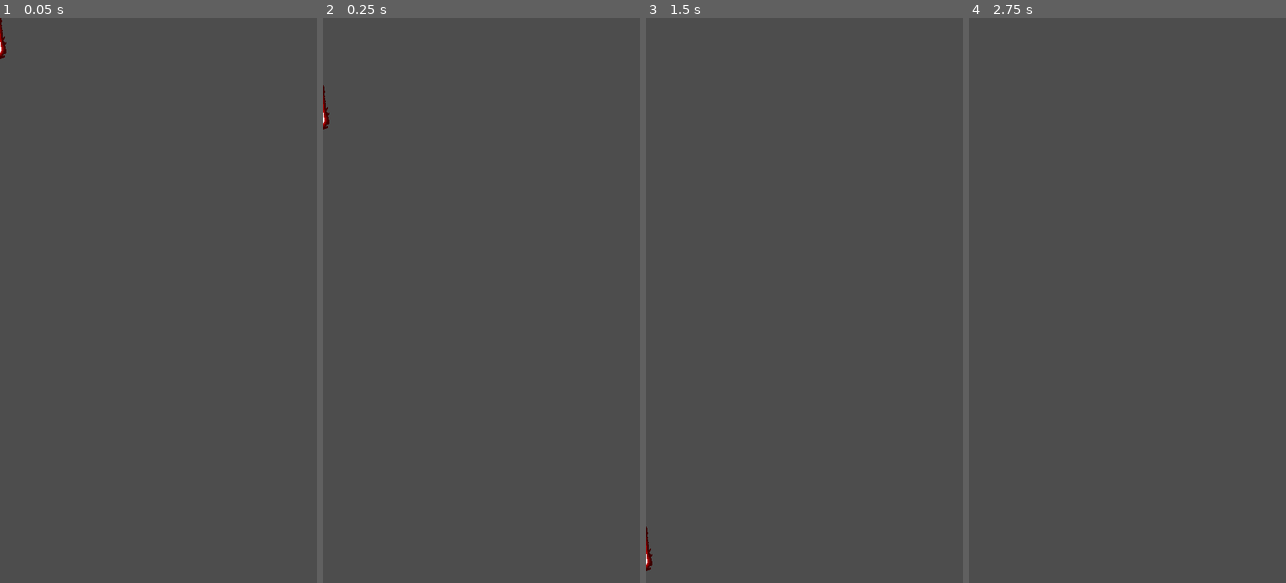
Above: before the commit, frames 1-4 (left to right).
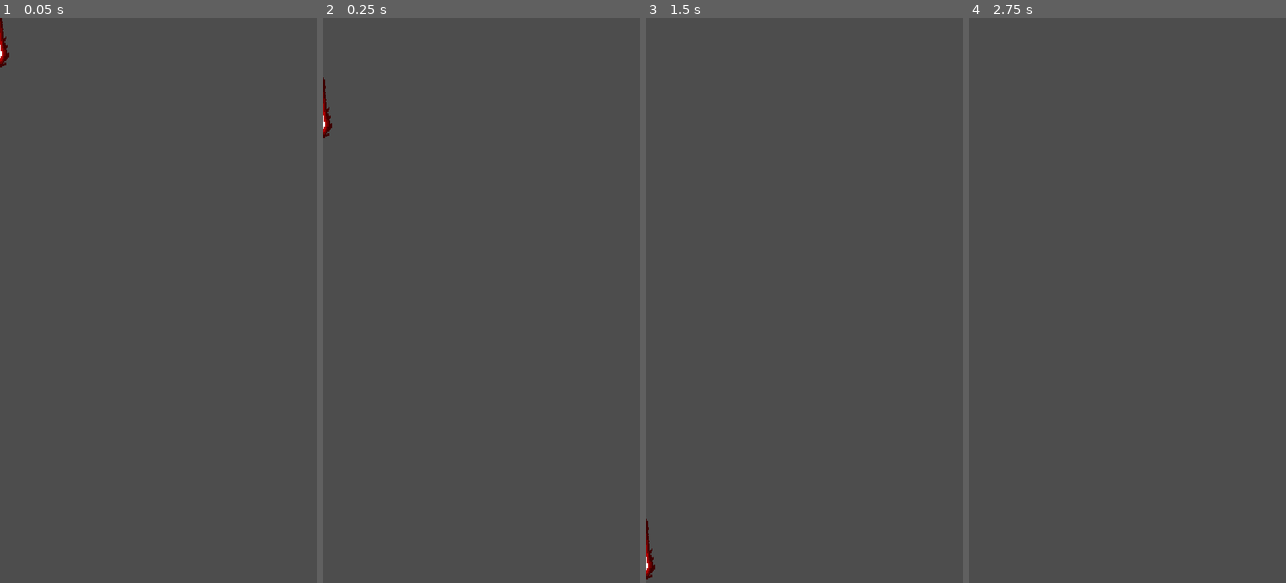
Above: after the commit, the same moments.

Repository: MichaelG-DTE/Final-Godot-DTE-Assessment-Game-Github
Game: Godot game, scene res://Scenes/boss_laser.tscn
Two runs of this game, one before a commit and one after it. Both use one fixed random seed, a clock stepped at 60 frames per second and the inputs below. This scene is started directly instead of the project's main scene.
Inputs (mouse positions are in pixels of both pictures, inside the frame that each line leads up to):
- Up to frame 1 (0.05 s): no input
- Up to frame 2 (0.25 s): no input
- Up to frame 3 (1.5 s): move the mouse to (874, 272) at 0.52 s; hold D (Right) 0.53-1.28 s; hold Right mouse button (MissileShoot) 0.53-1.28 s; move the mouse to (741, 328) at 1.27 s; hold S (Down) from 1.28 s (still down); click (741, 328) at 1.35 s
- Up to frame 4 (2.75 s): tap Enter at 2 s; move the mouse to (1159, 176) at 2.02 s; release S (Down) at 2.03 s; hold D (Right) from 2.03 s (still down); hold Right mouse button (MissileShoot) from 2.03 s (still down)

The runs differ from the first frame. In frame 1, less than 0.1% of the frame differs, in the area x 0-3%, y 0-9%; in frame 2, 0.1%, in the area x 0-3%, y 10-22%; in frame 3, 0.1%; in frame 4, nothing differs.

Commit message:
Fixed credits, almost complete game, but exported current project

Diff:
--- a/Scenes/boss_laser.tscn
+++ b/Scenes/boss_laser.tscn
@@ -7,7 +7,7 @@
 size = Vector2(61, 204)
 
 [node name="Boss_Laser" type="Area2D"]
-scale = Vector2(0.630952, 0.630952)
+scale = Vector2(0.849518, 0.849518)
 collision_layer = 256
 collision_mask = 17
 script = ExtResource("1_6ts8j")
--- a/Scenes/final_level.tscn
+++ b/Scenes/final_level.tscn
@@ -12,6 +12,7 @@
 [ext_resource type="FontFile" uid="uid://curv7mnfbfjud" path="res://Assets/Game Assets/kenvector_future.ttf" id="7_xlpnu"]
 [ext_resource type="AudioStream" uid="uid://c1ip2plqnv35k" path="res://Assets/Game Assets/Music/Xantarian Exterminator OST 4 - Xar'kan'thra, Ender Of Worlds.mp3" id="11_vduv3"]
 [ext_resource type="AudioStream" uid="uid://v2lixyco7m77" path="res://Assets/Game Assets/Music/Victoria Ultima.mp3" id="12_7njs4"]
+[ext_resource type="AudioStream" uid="uid://xiepgn2ri5eb" path="res://Assets/Game Assets/Music/Xantarian Exterminator OST 9 - Credits - Humanity is free.mp3" id="13_rwbtn"]
 
 [sub_resource type="Animation" id="Animation_gowww"]
 resource_name = "Background"
@@ -200,59 +201,32 @@
 "RESET": SubResource("Animation_4fxfx")
 }
 
-[sub_resource type="Animation" id="Animation_857t4"]
-resource_name = "PlayerMove"
-length = 5.0
-tracks/0/type = "value"
-tracks/0/imported = false
-tracks/0/enabled = true
-tracks/0/path = NodePath("Player:position")
-tracks/0/interp = 1
-tracks/0/loop_wrap = true
-tracks/0/keys = {
-"times": PackedFloat32Array(0, 5),
+[sub_resource type="Animation" id="Animation_vv1ad"]
+resource_name = "Credits"
+length = 152.0
+tracks/0/type = "value"
+tracks/0/imported = false
+tracks/0/enabled = true
+tracks/0/path = NodePath("CanvasLayer/HUD/Credits:position")
+tracks/0/interp = 1
+tracks/0/loop_wrap = true
+tracks/0/keys = {
+"times": PackedFloat32Array(0, 152),
 "transitions": PackedFloat32Array(1, 1),
 "update": 0,
-"values": [Vector2(349, 1339), Vector2(450, 1050)]
-}
-
-[sub_resource type="Animation" id="Animation_d1jdv"]
-length = 0.001
-tracks/0/type = "value"
-tracks/0/imported = false
-tracks/0/enabled = true
-tracks/0/path = NodePath("Player:position")
-tracks/0/interp = 1
-tracks/0/loop_wrap = true
-tracks/0/keys = {
-"times": PackedFloat32Array(0),
-"transitions": PackedFloat32Array(1),
-"update": 0,
-"values": [Vector2(349, 1339)]
+"values": [Vector2(-741, 3000), Vector2(-741, -8000)]
 }
 tracks/1/type = "value"
 tracks/1/imported = false
 tracks/1/enabled = true
-tracks/1/path = NodePath("CanvasLayer/HUD/You Won:position")
+tracks/1/path = NodePath("CanvasLayer/ColorRect:modulate")
 tracks/1/interp = 1
 tracks/1/loop_wrap = true
 tracks/1/keys = {
-"times": PackedFloat32Array(0),
-"transitions": PackedFloat32Array(1),
-"update": 0,
-"values": [Vector2(-26, -968)]
-}
-tracks/2/type = "value"
-tracks/2/imported = false
-tracks/2/enabled = true
-tracks/2/path = NodePath("CanvasLayer/HUD/ThanksToYou:position")
-tracks/2/interp = 1
-tracks/2/loop_wrap = true
-tracks/2/keys = {
-"times": PackedFloat32Array(0),
-"transitions": PackedFloat32Array(1),
-"update": 0,
-"values": [Vector2(-15, -300)]
+"times": PackedFloat32Array(0, 10.1),
+"transitions": PackedFloat32Array(1, 1),
+"update": 0,
+"values": [Color(1, 1, 1, 0), Color(1, 1, 1, 1)]
 }
 
 [sub_resource type="Animation" id="Animation_dd4vd"]
@@ -283,9 +257,84 @@
 "values": [Vector2(-15, -300), Vector2(-15, 545), Vector2(-15, 545), Vector2(-15, 1900)]
 }
 
-[sub_resource type="Animation" id="Animation_vv1ad"]
-resource_name = "Credits"
-length = 152.0
+[sub_resource type="Animation" id="Animation_857t4"]
+resource_name = "PlayerMove"
+length = 5.0
+tracks/0/type = "value"
+tracks/0/imported = false
+tracks/0/enabled = true
+tracks/0/path = NodePath("Player:position")
+tracks/0/interp = 1
+tracks/0/loop_wrap = true
+tracks/0/keys = {
+"times": PackedFloat32Array(0, 5),
+"transitions": PackedFloat32Array(1, 1),
+"update": 0,
+"values": [Vector2(349, 1339), Vector2(450, 1050)]
+}
+
+[sub_resource type="Animation" id="Animation_d1jdv"]
+length = 0.001
+tracks/0/type = "value"
+tracks/0/imported = false
+tracks/0/enabled = true
+tracks/0/path = NodePath("Player:position")
+tracks/0/interp = 1
+tracks/0/loop_wrap = true
+tracks/0/keys = {
+"times": PackedFloat32Array(0),
+"transitions": PackedFloat32Array(1),
+"update": 0,
+"values": [Vector2(349, 1339)]
+}
+tracks/1/type = "value"
+tracks/1/imported = false
+tracks/1/enabled = true
+tracks/1/path = NodePath("CanvasLayer/HUD/You Won:position")
+tracks/1/interp = 1
+tracks/1/loop_wrap = true
+tracks/1/keys = {
+"times": PackedFloat32Array(0),
+"transitions": PackedFloat32Array(1),
+"update": 0,
+"values": [Vector2(-26, -968)]
+}
+tracks/2/type = "value"
+tracks/2/imported = false
+tracks/2/enabled = true
+tracks/2/path = NodePath("CanvasLayer/HUD/ThanksToYou:position")
+tracks/2/interp = 1
+tracks/2/loop_wrap = true
+tracks/2/keys = {
+"times": PackedFloat32Array(0),
+"transitions": PackedFloat32Array(1),
+"update": 0,
+"values": [Vector2(-15, -300)]
+}
+tracks/3/type = "value"
+tracks/3/imported = false
+tracks/3/enabled = true
+tracks/3/path = NodePath("CanvasLayer/HUD/Credits:position")
+tracks/3/interp = 1
+tracks/3/loop_wrap = true
+tracks/3/keys = {
+"times": PackedFloat32Array(0),
+"transitions": PackedFloat32Array(1),
+"update": 0,
+"values": [Vector2(-741, 3000)]
+}
+tracks/4/type = "value"
+tracks/4/imported = false
+tracks/4/enabled = true
+tracks/4/path = NodePath("CanvasLayer/ColorRect:modulate")
+tracks/4/interp = 1
+tracks/4/loop_wrap = true
+tracks/4/keys = {
+"times": PackedFloat32Array(0),
+"transitions": PackedFloat32Array(1),
+"update": 0,
+"values": [Color(1, 1, 1, 0)]
+}
 
 [sub_resource type="AnimationLibrary" id="AnimationLibrary_pk0o6"]
 _data = {
@@ -379,7 +428,7 @@
 offset_left = -1191.0
 offset_top = 3000.0
 offset_right = 1202.0
-offset_bottom = 8769.0
+offset_bottom = 10745.4
 grow_horizontal = 2
 text = "Thank You for Playing
  Xantarian Exterminator!
@@ -438,7 +487,6 @@
 Trello
 https://trello.com/
 
-
 Playtesters:
 Aaron Dacanay
 Dominic Linehan
@@ -453,11 +501,6 @@
 Mom and Dad
 Lorenzo Sembrano
 Dominic Linehan
-
-
-
-
-
 
 Feedback:
 Aaron Dacanay
@@ -513,18 +556,29 @@
  \"AS IS\", WITHOUT WARRANTY OF
 ANY KIND, EXPRESS OR IMPLIED,
 INCLUDING BUT NOT LIMITED TO
-                 THE WARRANTIES OF MERCHANTABILITY,
-FITNESS FOR A PARTICULAR PURPOSE AND NONINFRINGEMENT. IN NO EVENT SHALL THE
-AUTHORS OR COPYRIGHT HOLDERS BE LIABLE FOR ANY CLAIM, DAMAGES OR OTHER
-LIABILITY, WHETHER IN AN ACTION OF CONTRACT, TORT OR OTHERWISE, ARISING FROM,
-OUT OF OR IN CONNECTION WITH THE SOFTWARE OR THE USE OR OTHER DEALINGS IN THE
+THE WARRANTIES OF
+ MERCHANTABILITY,
+FITNESS FOR A
+PARTICULAR PURPOSE
+ AND NONINFRINGEMENT.
+IN NO EVENT SHALL THE
+AUTHORS OR COPYRIGHT HOLDERS
+ BE LIABLE FOR ANY CLAIM,
+DAMAGES OR OTHER LIABILITY,
+WHETHER IN AN ACTION
+      OF CONTRACT, TORT OR OTHERWISE,
+ARISING FROM,
+OUT OF OR IN CONNECTION
+WITH THE SOFTWARE OR
+     THE USE OR OTHER DEALINGS IN THE
 SOFTWARE.
 
 
 
 
 
-THANK YOU ONCE AGAIN FOR PLAYING!
+THANK YOU ONCE
+AGAIN FOR PLAYING!
 "
 label_settings = SubResource("LabelSettings_aulxw")
 horizontal_alignment = 1
@@ -561,6 +615,15 @@
 offset_right = 1.0
 offset_bottom = 6.0
 
+[node name="ColorRect" type="ColorRect" parent="CanvasLayer"]
+modulate = Color(1, 1, 1, 0)
+anchors_preset = 15
+anchor_right = 1.0
+anchor_bottom = 1.0
+grow_horizontal = 2
+grow_vertical = 2
+color = Color(0, 0, 0, 1)
+
 [node name="Start_of_Boss_fight" type="Timer" parent="."]
 wait_time = 12.5
 one_shot = true
@@ -584,6 +647,9 @@
 [node name="VictoriaUltima" type="AudioStreamPlayer" parent="."]
 stream = ExtResource("12_7njs4")
 
+[node name="Credits" type="AudioStreamPlayer" parent="."]
+stream = ExtResource("13_rwbtn")
+
 [node name="EndOfGame" type="AnimationPlayer" parent="."]
 libraries = {
 "": SubResource("AnimationLibrary_pk0o6")
--- a/Scripts/final_level.gd
+++ b/Scripts/final_level.gd
@@ -83,3 +83,10 @@
 	$VictoriaUltima.playing = true
 	$EndOfGame.animation_changed
 	$EndOfGame.play("LabelMoveDown")
+	await get_tree().create_timer(5).timeout
+	$Credits.playing = true
+	$EndOfGame.animation_changed
+	$EndOfGame.play("Credits")
+	await $EndOfGame.animation_finished
+	await get_tree().create_timer(5).timeout
+	get_tree().change_scene_to_file("res://Scenes/main_menu.tscn")
--- a/Scripts/xar'kan'thra.gd
+++ b/Scripts/xar'kan'thra.gd
@@ -77,8 +77,8 @@
 #when boss takes damage, boss loses health and spawns collectables
 func take_damage(amount):
 	GlobalVar.score += 50
-	if randf() >= 0.15:
-		if randf() >= 0.25:
+	if randf() >= 0.5:
+		if randf() >= 0.5:
 			if randf() >= 0.5:
 				if randf() >= 0.5:
 					var h = health_scene.instantiate()
Not shown: 1 places in Scenes/final_level.tscn that only renumber resources
Not shown, changed: export_presets.cfg
